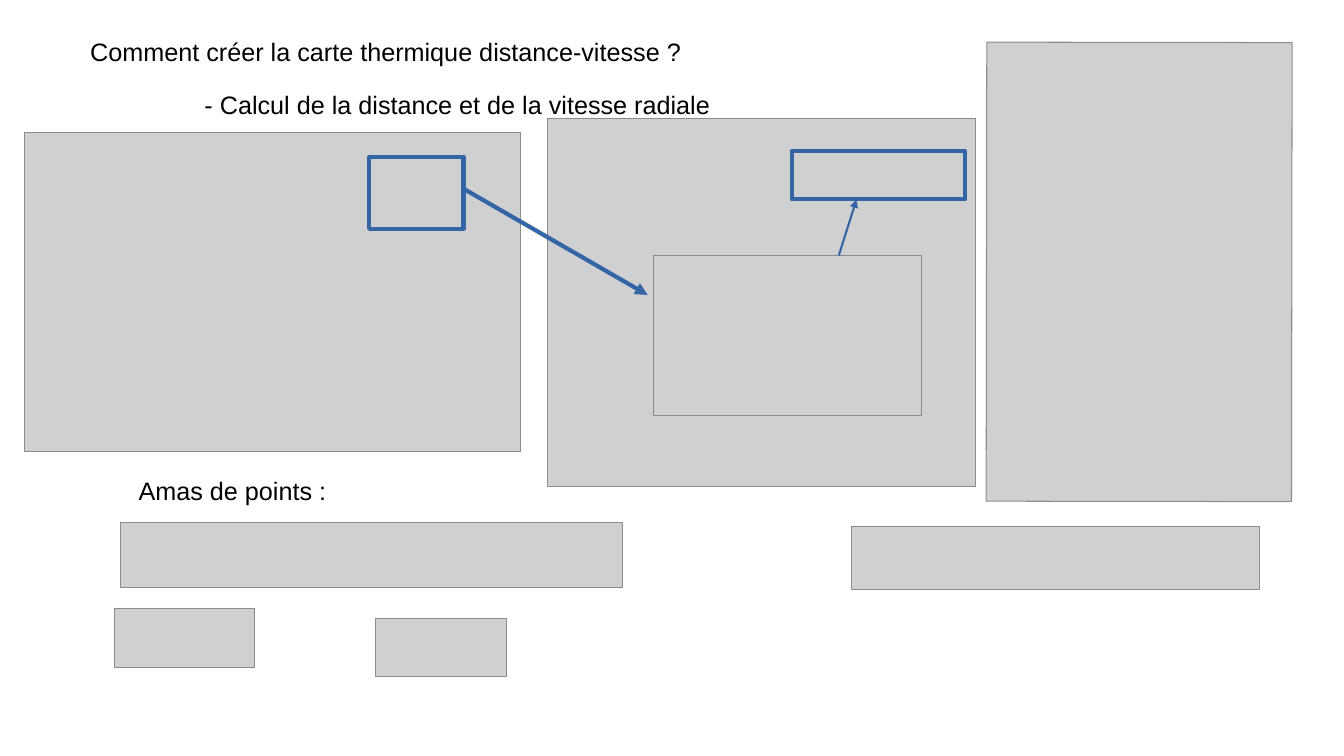
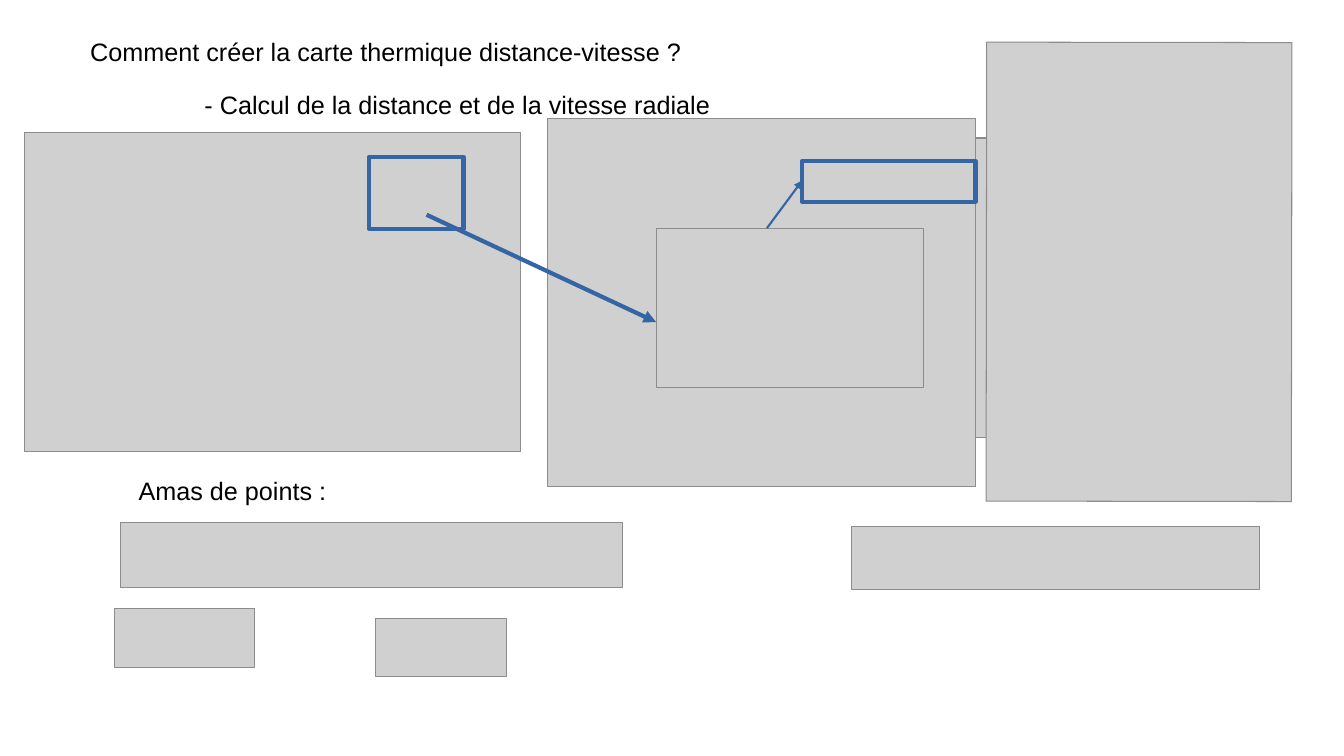
Before and after one commit to grotsartdehe/TFE, a slide deck: slide 11 of Presentation/Slides_TFE.pptx (slide 10 before the commit). Drawn at 1344x756 pixels with LibreOffice and Linux fonts; fonts in the diff are those of the drawing; grey boxes stand for pictures. Boxes give left, top, right and bottom in pixels: in the first picture for what was removed or moved away, otherwise in the second. Text is boxed around its words. In the diff, an @@ line names an element or a change of style, - is before the commit and + after.

```diff
--- a/Presentation/Slides_TFE.pptx
+++ b/Presentation/Slides_TFE.pptx
@@ picture added at (575,138,987,438) @@
@@ rectangle: place and size @@
-rectangle at (791,151,965,200)
+rectangle at (803,161,976,202)
@@ arrow moved from (839, 255) - (857, 200) to (767, 228) - (803, 180) @@
@@ arrow moved from (464, 189) - (648, 295) to (426, 215) - (656, 323) @@
@@ picture: place and size @@
-picture at (654,255,922,415)
+picture at (656,228,924,388)
```
Also in this commit, not shown: 10 other slides changed, 3 slides added, 5 other files.
